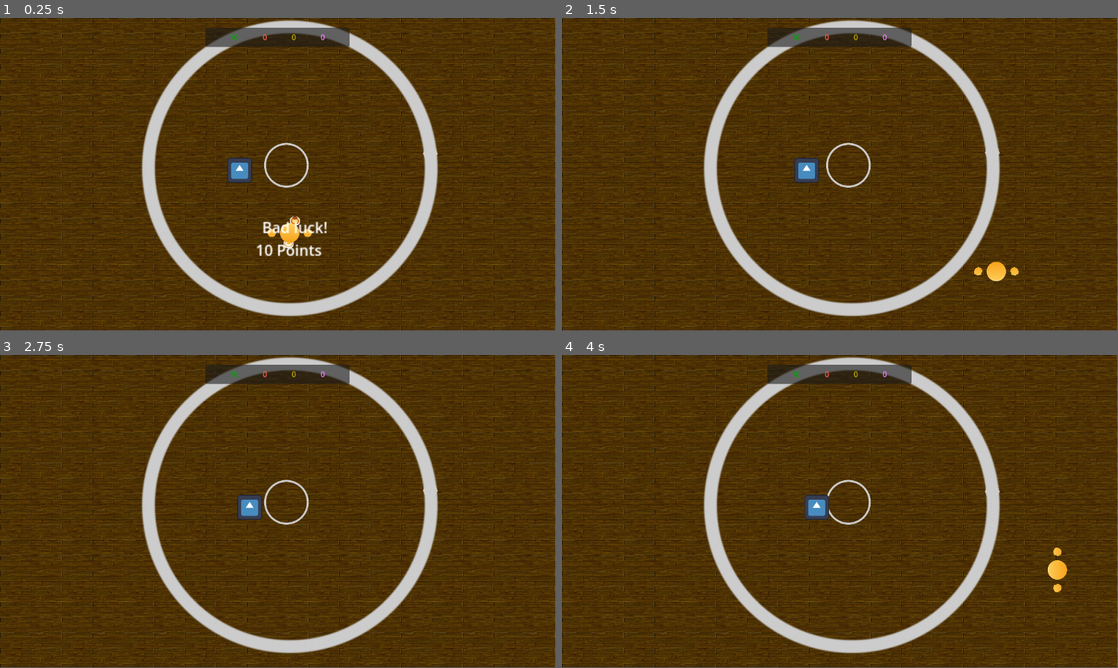
Above: before the commit, frames 1-4 (two rows, left to right).
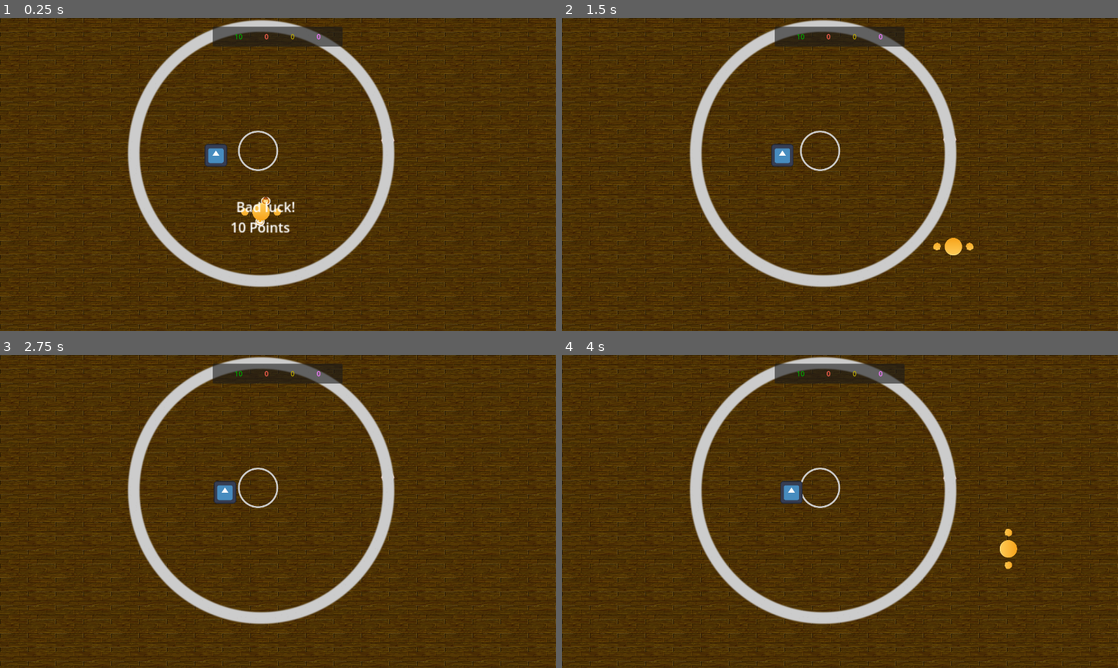
Above: after the commit, the same moments.

Repository: louiidev/ggj24_sumo
Game: Godot game, scene res://Scenes/main.tscn
Same seed, same stepped clock (60 frames per second), same inputs: the game is played once before the commit and once after it. The engine's default icon, where the game draws it, is replaced by a stand-in: a white triangle on a blue panel in a dark square.
Inputs:
- Up to frame 1 (0.25 s): no input
- Up to frame 2 (1.5 s): hold D (right) 0.53-1.28 s; tap Down (look_down) at 0.6 s; hold S (down) from 1.28 s (still down); tap Left (look_left) at 1.35 s
- Up to frame 3 (2.75 s): release S (down) at 2.03 s; hold D (right) from 2.03 s (still down); tap Right (look_right) at 2.1 s
- Up to frame 4 (4 s): release D (right) at 2.78 s; hold W (up) 2.78-3.53 s; tap Up (look_up) at 2.85 s; hold A (left) from 3.53 s (still down); tap Space (tackle) at 3.6 s
In our replay, the window is 799x449 before the commit and 800x450 after it. These sizes can differ from the game's own. Grey fills any space a smaller window leaves; there, only what the larger window draws over its background counts as a difference.

The runs differ from the first frame. In frame 1, 22% of the frame differs, in the area x 0-100%, y 0-100%; in frame 2, 22%; in frame 3, 21%; in frame 4, 22%.

Commit message:
updated res - added screen scaling - added lobby code

Diff:
--- /dev/null
+++ b/Scenes/Lobby.tscn
@@ -0,0 +1,23 @@
+[gd_scene load_steps=2 format=3 uid="uid://dxk0q47eeige5"]
+
+[ext_resource type="Script" path="res://Scripts/LobbyController.gd" id="1_lepxv"]
+
+[node name="Lobby" type="Node2D"]
+script = ExtResource("1_lepxv")
+
+[node name="UI" type="Control" parent="."]
+layout_mode = 3
+anchors_preset = 0
+offset_right = 40.0
+offset_bottom = 40.0
+
+[node name="Panel" type="Panel" parent="UI"]
+layout_mode = 0
+offset_right = 115.0
+offset_bottom = 96.0
+
+[node name="Label" type="Label" parent="UI/Panel"]
+layout_mode = 0
+offset_right = 40.0
+offset_bottom = 23.0
+text = "Player 1"
--- a/Scenes/main.tscn
+++ b/Scenes/main.tscn
@@ -38,6 +38,7 @@
 
 [node name="TestPlayer" parent="." instance=ExtResource("3_o8udx")]
 position = Vector2(495, 316)
+up_direction = Vector2(0.707107, 0.707107)
 playerNum = 1
 
 [node name="Player" parent="." instance=ExtResource("6_nwdld")]
--- /dev/null
+++ b/Scripts/LobbyController.gd
@@ -0,0 +1,79 @@
+extends Node
+
+enum { PLAYER_1 = 0, PLAYER_2 = 1, PLAYER_3 = 2, PLAYER_4 = 3}
+
+var players_joined: Array[bool] = [false, false, false, false]
+#var player = preload("res://Scenes/player.tscn")
+
+@onready var UI: Control = $UI
+
+# Called when the node enters the scene tree for the first time.
+func _ready():
+	Input.connect("joy_connection_changed", _joy_connection_changed)
+	pass # Replace with function body.
+
+
+# Called every frame. 'delta' is the elapsed time since the previous frame.
+func _process(delta):
+	handle_controller_input()
+
+
+func join_player(device: int):
+	players_joined[device] = true
+	spawn_player_menu(device)
+
+
+func handle_controller_input():
+	for i in players_joined.size():
+		var player = players_joined[i]
+		if not player:
+			if Input.is_joy_known(i) and Input.is_joy_button_pressed(i, JOY_BUTTON_START):
+				join_player(i)
+
+func _joy_connection_changed(device: int, connected: bool):
+	print(str(device)+" "+str(connected))
+	#if connected:
+		#spawn_player(device)
+	#else:
+		#despawn_player(device)
+	#pass
+
+
+#func despawn_player(device: int):
+	#players_joined[device] = false;
+	#match device:
+		#PLAYER_1:
+			#player.instantiate()
+			#print("player 1")
+		#PLAYER_2:
+			#player.instantiate()
+			#print("player 2")
+		#PLAYER_3:
+			#player.instantiate()
+			#print("player 3")
+		#PLAYER_4:
+			#player.instantiate()
+			#print("player 4")
+	#pass
+
+func spawn_player_menu(device: int):
+	pass
+
+#func spawn_player(device: int):
+	#players_joined[device] = player.instantiate()
+	#add_child(players[device])
+	#match device:
+		#PLAYER_1:
+			#player1 = player.instantiate()
+			#add_child(player1)
+			#print("player 1")
+		#PLAYER_2:
+			#player2 = player.instantiate()
+			#add_child(player1)
+			#print("player 2")
+		#PLAYER_3:
+			#player.instantiate()
+			#print("player 3")
+		#PLAYER_4:
+			#player.instantiate()
+			#print("player 4")
--- a/project.godot
+++ b/project.godot
@@ -19,12 +19,37 @@
 
 GameGlobals="*res://game_globals.gd"
 
+[display]
+
+window/size/viewport_width=1280
+window/size/viewport_height=720
+window/stretch/mode="viewport"
+
 [dotnet]
 
 project/assembly_name="ggj24_sumo"
 
 [input]
 
+Player1Left={
+"deadzone": 0.5,
+"events": [Object(InputEventJoypadMotion,"resource_local_to_scene":false,"resource_name":"","device":0,"axis":0,"axis_value":-1.0,"script":null)
+]
+}
+Player1Right={
+"deadzone": 0.5,
+"events": [Object(InputEventJoypadMotion,"resource_local_to_scene":false,"resource_name":"","device":0,"axis":0,"axis_value":1.0,"script":null)
+]
+}
+Player1Up={
+"deadzone": 0.5,
+"events": [Object(InputEventJoypadMotion,"resource_local_to_scene":false,"resource_name":"","device":0,"axis":1,"axis_value":-1.0,"script":null)
+]
+}
+Player1Down={
+"deadzone": 0.5,
+"events": []
+}
 left={
 "deadzone": 0.5,
 "events": [Object(InputEventKey,"resource_local_to_scene":false,"resource_name":"","device":-1,"window_id":0,"alt_pressed":false,"shift_pressed":false,"ctrl_pressed":false,"meta_pressed":false,"pressed":false,"keycode":0,"physical_keycode":65,"key_label":0,"unicode":97,"echo":false,"script":null)
Not shown: 1 places in Scenes/main.tscn that only renumber resources
